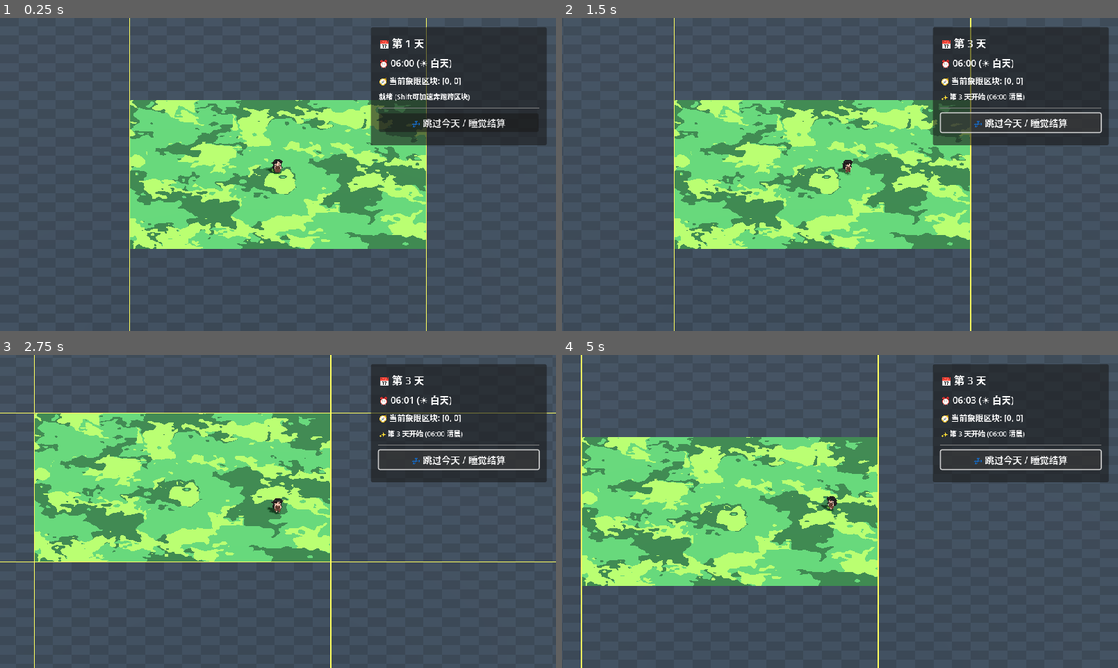
Above: before the commit, frames 1-4 (two rows, left to right).
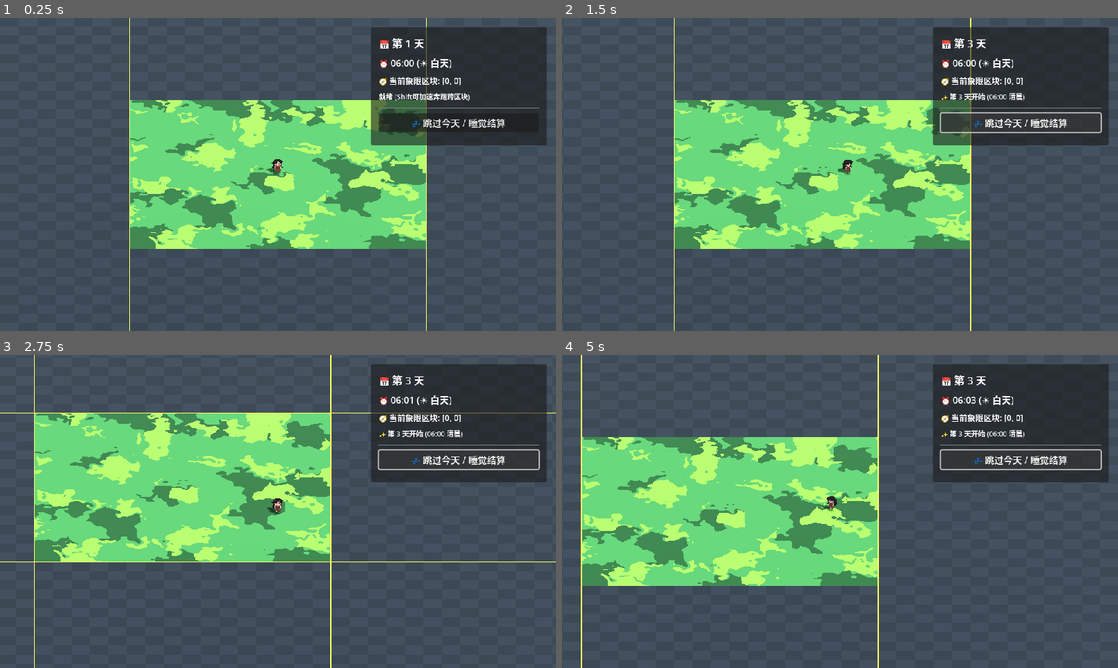
Above: after the commit, the same moments.

Repository: Luo-Mio/Luv002
Game: Godot game, scene res://scenes/main.tscn
Same seed, same stepped clock (60 frames per second), same inputs: the game is played once before the commit and once after it.
Inputs:
- Up to frame 1 (0.25 s): no input
- Up to frame 2 (1.5 s): click "💤 跳过今天 / 睡觉结算" at 0.5 s; tap Enter at 1.25 s; hold Right (ui_right) from 1.28 s (still down); hold Shift from 1.28 s (still down)
- Up to frame 3 (2.75 s): release Right (ui_right) at 2.03 s; release Shift at 2.03 s; hold Down (ui_down) from 2.03 s (still down); tap Shift at 2.1 s
- Up to frame 4 (5 s): release Down (ui_down) at 2.78 s; hold Right (ui_right) 2.78-3.53 s; hold Shift 2.78-3.53 s; hold Up (ui_up) 3.53-4.28 s; tap Shift at 3.6 s; hold Left (ui_left) from 4.28 s (still down); hold Shift from 4.28 s (still down)

The runs differ from the first frame. In frame 1, 6.6% of the frame differs, in the area x 23-77%, y 26-74%; in frame 2, 6.6%; in frame 3, 6.7%; in frame 4, 6.7%, in the area x 3-57%, y 26-74%.

Commit message:
feat: implement Plan B - pre-bake chunk terrain into static billboard pixel texture

Diff:
--- a/scripts/terrain/grass_terrain_node.gd
+++ b/scripts/terrain/grass_terrain_node.gd
@@ -341,3 +341,123 @@
 	mat.set_shader_parameter("grass_irrational_rot", irrational_rot)
 	if _warp_tex != null:
 		mat.set_shader_parameter("grass_warp_noise_tex", _warp_tex)
+
+# =========================================================
+# 方案 B 核心: 提前烘焙 512x512 静态像素艺术贴图 (像广告牌贴在地面上)
+# 彻底摆脱 3D 运行时每帧计算噪波带来的亚像素边缘抖动，保证世界坐标无缝连通
+# =========================================================
+func bake_chunk_image(chunk_coord: Vector2i, mask: Image = null) -> Image:
+	var img = Image.create(512, 512, false, Image.FORMAT_RGBA8)
+	var byte_data = PackedByteArray()
+	byte_data.resize(512 * 512 * 4)
+
+	# 预先提取颜色分量 (0~255)
+	var bc_r = int(clamp(base_color.r, 0.0, 1.0) * 255.0)
+	var bc_g = int(clamp(base_color.g, 0.0, 1.0) * 255.0)
+	var bc_b = int(clamp(base_color.b, 0.0, 1.0) * 255.0)
+
+	var dc_r = int(clamp(dark_patch_color.r, 0.0, 1.0) * 255.0)
+	var dc_g = int(clamp(dark_patch_color.g, 0.0, 1.0) * 255.0)
+	var dc_b = int(clamp(dark_patch_color.b, 0.0, 1.0) * 255.0)
+
+	var lc_r = int(clamp(light_patch_color.r, 0.0, 1.0) * 255.0)
+	var lc_g = int(clamp(light_patch_color.g, 0.0, 1.0) * 255.0)
+	var lc_b = int(clamp(light_patch_color.b, 0.0, 1.0) * 255.0)
+
+	# 空地背景颜色 (暗色 32px 棋盘格)
+	var empty_base_r = int(0.12 * 255.0)
+	var empty_base_g = int(0.15 * 255.0)
+	var empty_base_b = int(0.18 * 255.0)
+	var empty_alt_r = int(0.14 * 255.0)
+	var empty_alt_g = int(0.17 * 255.0)
+	var empty_alt_b = int(0.20 * 255.0)
+
+	# 边框金黄色 (1 像素标示区块边界)
+	var border_r = int(0.9 * 255.0)
+	var border_g = int(0.75 * 255.0)
+	var border_b = int(0.2 * 255.0)
+
+	var cos_a = cos(irrational_rot)
+	var sin_a = sin(irrational_rot)
+	var zoom_factor = max(patch_zoom, 0.001)
+
+	var world_origin_x = float(chunk_coord.x * 512)
+	var world_origin_y = float(chunk_coord.y * 512)
+
+	var idx = 0
+	for ly in range(512):
+		for lx in range(512):
+			# 检查底片 R 通道 (地皮类型)
+			var tile_id = 1
+			if mask != null:
+				var m_col = mask.get_pixel(lx, ly)
+				tile_id = int(round(m_col.r * 255.0))
+
+			if tile_id == 0:
+				# 虚空/空地 (32 像素棋盘格)
+				var cx = (lx / 32) % 2
+				var cy = (ly / 32) % 2
+				var is_alt = (cx + cy) % 2 == 1
+				byte_data[idx] = empty_alt_r if is_alt else empty_base_r
+				byte_data[idx + 1] = empty_alt_g if is_alt else empty_base_g
+				byte_data[idx + 2] = empty_alt_b if is_alt else empty_base_b
+				byte_data[idx + 3] = 255
+			else:
+				# 草地 (ID = 1): 使用世界坐标无缝采样
+				var wx = world_origin_x + float(lx)
+				var wy = world_origin_y + float(ly)
+
+				# 1. 无理数自扰动场 (Domain Warp)
+				var coord_x = wx
+				var coord_y = wy
+				if enable_warp and warp_noise != null:
+					var warp_uv_x = coord_x / 512.0
+					var warp_uv_y = coord_y / 512.0
+					var sub_x = (cos_a * warp_uv_x - sin_a * warp_uv_y) * 1.6180339887
+					var sub_y = (sin_a * warp_uv_x + cos_a * warp_uv_y) * 1.6180339887
+					var nx = (warp_noise.get_noise_2d(warp_uv_x * 512.0, warp_uv_y * 512.0) + 1.0) * 0.5 * 2.0 - 1.0
+					var ny = (warp_noise.get_noise_2d(sub_x * 512.0, sub_y * 512.0) + 1.0) * 0.5 * 2.0 - 1.0
+					coord_x += nx * warp_strength
+					coord_y += ny * warp_strength
+
+				# 2. 图案等比缩放
+				var sx = coord_x / zoom_factor
+				var sy = coord_y / zoom_factor
+
+				# 3. 基础底色
+				var pr = bc_r
+				var pg = bc_g
+				var pb = bc_b
+
+				# 4. 深色斑块
+				if enable_dark_patch and dark_patch_noise != null:
+					var nd = (dark_patch_noise.get_noise_2d(sx, sy) + 1.0) * 0.5
+					if nd > dark_patch_threshold:
+						pr = dc_r
+						pg = dc_g
+						pb = dc_b
+
+				# 5. 浅色斑块 (叠加上层)
+				if enable_light_patch and light_patch_noise != null:
+					var nl = (light_patch_noise.get_noise_2d(sx, sy) + 1.0) * 0.5
+					if nl > light_patch_threshold:
+						pr = lc_r
+						pg = lc_g
+						pb = lc_b
+
+				byte_data[idx] = pr
+				byte_data[idx + 1] = pg
+				byte_data[idx + 2] = pb
+				byte_data[idx + 3] = 255
+
+			# 区块 1 像素外框
+			if lx == 0 or lx == 511 or ly == 0 or ly == 511:
+				byte_data[idx] = border_r
+				byte_data[idx + 1] = border_g
+				byte_data[idx + 2] = border_b
+				byte_data[idx + 3] = 255
+
+			idx += 4
+
+	img.set_data(512, 512, false, Image.FORMAT_RGBA8, byte_data)
+	return img
--- a/scripts/terrain/terrain_chunk.gd
+++ b/scripts/terrain/terrain_chunk.gd
@@ -7,6 +7,24 @@
 var mask_image: Image
 var gpu_texture: ImageTexture
 var is_dirty: bool = false
+
+# 方案 B 核心: 提前烘焙的 512x512 静态像素艺术贴图 (像广告牌贴在地面上，运行时零开销、零抖动)
+var baked_image: Image
+var baked_texture: ImageTexture
+var is_baked_dirty: bool = false
+
+func set_baked_image(p_image: Image) -> void:
+	baked_image = p_image
+	is_baked_dirty = true
+
+func get_or_create_baked_texture() -> ImageTexture:
+	if baked_texture == null and baked_image != null:
+		baked_texture = ImageTexture.create_from_image(baked_image)
+		is_baked_dirty = false
+	elif is_baked_dirty and baked_texture != null and baked_image != null:
+		baked_texture.update(baked_image)
+		is_baked_dirty = false
+	return baked_texture
 
 func _init(p_coord: Vector2i) -> void:
 	coord = p_coord
--- a/scripts/terrain/terrain_chunk_renderer.gd
+++ b/scripts/terrain/terrain_chunk_renderer.gd
@@ -35,17 +35,29 @@
 func _on_player_chunk_changed(_old: Vector2i, new_chunk: Vector2i) -> void:
 	_update_visible_chunks(new_chunk)
 
+# 当底片发生瓦片变更时，重新烘焙该区块贴图
 func _on_chunk_tile_changed(chunk_coord: Vector2i, _local_pos: Vector2i, _tile_id: int) -> void:
-	if chunk_meshes.has(chunk_coord):
-		var chunk_data = terrain_manager.get_chunk(chunk_coord)
-		if chunk_data != null and chunk_data.is_dirty:
-			chunk_data.get_or_create_texture()
+	var chunk_data = terrain_manager.get_chunk(chunk_coord)
+	if chunk_data != null and grass_terrain != null:
+		var baked_img = grass_terrain.bake_chunk_image(chunk_coord, chunk_data.mask_image)
+		chunk_data.set_baked_image(baked_img)
+		var tex = chunk_data.get_or_create_baked_texture()
+		if chunk_meshes.has(chunk_coord):
+			var mesh_inst = chunk_meshes[chunk_coord]
+			if mesh_inst != null and mesh_inst.material_override is ShaderMaterial:
+				mesh_inst.material_override.set_shader_parameter("baked_chunk_texture", tex)
 
+# 当草地生成器参数改变时，重新烘焙所有当前活动可见区块
 func _on_grass_properties_changed() -> void:
 	for c in chunk_meshes.keys():
-		var mesh_inst = chunk_meshes[c]
-		if mesh_inst != null and mesh_inst.material_override is ShaderMaterial:
-			grass_terrain.apply_to_chunk_material(mesh_inst.material_override)
+		var chunk_data = terrain_manager.get_chunk(c)
+		if chunk_data != null and grass_terrain != null:
+			var baked_img = grass_terrain.bake_chunk_image(c, chunk_data.mask_image)
+			chunk_data.set_baked_image(baked_img)
+			var tex = chunk_data.get_or_create_baked_texture()
+			var mesh_inst = chunk_meshes[c]
+			if mesh_inst != null and mesh_inst.material_override is ShaderMaterial:
+				mesh_inst.material_override.set_shader_parameter("baked_chunk_texture", tex)
 
 func _update_visible_chunks(center_chunk: Vector2i) -> void:
 	if terrain_manager == null or center_chunk.x == 999999:
@@ -81,7 +93,7 @@
 	var mesh_inst = MeshInstance3D.new()
 	mesh_inst.name = "ChunkMesh_%d_%d" % [c.x, c.y]
 
-	# PlaneMesh 512x512
+	# PlaneMesh 512x512 (像广告牌一样贴在地面 XZ 平面上)
 	var plane = PlaneMesh.new()
 	plane.size = Vector2(TerrainChunk.CHUNK_SIZE, TerrainChunk.CHUNK_SIZE)
 	mesh_inst.mesh = plane
@@ -90,15 +102,20 @@
 	var center = chunk_system.chunk_to_world_center(c)
 	mesh_inst.position = center
 
-	# Assign shader material with chunk mask texture
+	# 方案 B: 赋给材质提前烘焙好的静态 512x512 像素艺术贴图
 	var chunk_data = terrain_manager.get_chunk(c)
 	if chunk_data != null:
 		var mat = ShaderMaterial.new()
 		mat.shader = chunk_material_shader
-		var tex = chunk_data.get_or_create_texture()
-		mat.set_shader_parameter("chunk_mask", tex)
-		if grass_terrain != null:
-			grass_terrain.apply_to_chunk_material(mat)
+
+		# 如果尚未烘焙，则执行一次烘焙
+		if chunk_data.baked_image == null and grass_terrain != null:
+			var baked_img = grass_terrain.bake_chunk_image(c, chunk_data.mask_image)
+			chunk_data.set_baked_image(baked_img)
+
+		var tex = chunk_data.get_or_create_baked_texture()
+		mat.set_shader_parameter("baked_chunk_texture", tex)
+		mat.set_shader_parameter("use_baked_texture", true)
 		mesh_inst.material_override = mat
 
 	return mesh_inst
--- a/shaders/terrain_chunk_view.gdshader
+++ b/shaders/terrain_chunk_view.gdshader
@@ -1,117 +1,45 @@
 shader_type spatial;
 render_mode cull_disabled;
 
+// =========================================================
+// 方案 B 核心: 提前烘焙的 512x512 静态像素艺术底片贴图 (像广告牌一样贴在地面上)
+// 运行时零噪声计算，100% 纯正硬切像素色块，绝对稳固无抖动
+// =========================================================
+uniform sampler2D baked_chunk_texture : filter_nearest;
+uniform bool use_baked_texture = true;
+
+// 兼容备用通道
 uniform sampler2D chunk_mask : filter_nearest;
 uniform vec4 empty_color : source_color = vec4(0.12, 0.15, 0.18, 1.0);
 uniform vec4 border_color : source_color = vec4(0.9, 0.75, 0.2, 1.0);
 
-// =========================================================
-// 草地 (ID = 1) 专属参数: 大底色 + 阈值斑块遮罩 (世界空间连续采样)
-// =========================================================
-uniform float grass_patch_zoom : hint_range(0.1, 5.0) = 1.0; // 图案等比整体缩放 (保持形状纯缩放)
-uniform vec4 grass_base_color : source_color = vec4(0.23, 0.49, 0.27, 1.0);
+void fragment() {
+	if (use_baked_texture) {
+		// 方案 B: 直接读取已经烘焙好的静态像素色块 (广告牌模式)
+		ALBEDO = texture(baked_chunk_texture, UV).rgb;
+		ROUGHNESS = 0.95;
+	} else {
+		// 备用纯色显示
+		vec4 mask_data = texture(chunk_mask, UV);
+		int terrain_id = int(round(mask_data.r * 255.0));
 
-uniform bool grass_enable_dark_patch = true;
-uniform vec4 grass_dark_patch_color : source_color = vec4(0.13, 0.28, 0.17, 1.0);
-uniform float grass_dark_threshold : hint_range(0.0, 1.0) = 0.58;
-uniform sampler2D grass_dark_noise_tex : filter_linear, repeat_enable;
+		vec3 col = empty_color.rgb;
+		if (terrain_id == 0) {
+			vec2 check = floor(UV * 512.0 / 32.0);
+			float checker = mod(check.x + check.y, 2.0);
+			col = mix(empty_color.rgb, empty_color.rgb * 1.15, checker);
+		} else if (terrain_id == 1) {
+			col = vec3(0.23, 0.49, 0.27);
+		} else {
+			col = vec3(0.45, 0.32, 0.22);
+		}
 
-uniform bool grass_enable_light_patch = true;
-uniform vec4 grass_light_patch_color : source_color = vec4(0.43, 0.76, 0.24, 1.0);
-uniform float grass_light_threshold : hint_range(0.0, 1.0) = 0.62;
-uniform sampler2D grass_light_noise_tex : filter_linear, repeat_enable;
+		vec2 pixel_coord = UV * 512.0;
+		if (pixel_coord.x < 1.0 || pixel_coord.x > 511.0 || pixel_coord.y < 1.0 || pixel_coord.y > 511.0) {
+			col = border_color.rgb;
+		}
 
-uniform bool grass_enable_warp = true;
-uniform float grass_warp_strength : hint_range(0.0, 100.0) = 25.0;
-uniform float grass_irrational_rot : hint_range(0.0, 6.28318) = 2.399963;
-uniform sampler2D grass_warp_noise_tex : filter_linear, repeat_enable;
-
-varying vec3 v_world_pos;
-
-void vertex() {
-	v_world_pos = (MODEL_MATRIX * vec4(VERTEX, 1.0)).xyz;
+		ALBEDO = col;
+		ROUGHNESS = 0.95;
+	}
 }
-
-vec3 evaluate_grass(vec2 world_xz) {
-	// 关键核心：将连续世界坐标严格量化到 1x1 的离散世界像素网格中心
-	// 相当于在世界空间提前渲染/固定为离散像素，彻底消除数学光滑曲线在屏幕采样时的边缘抖动！
-	vec2 coord = floor(world_xz) + 0.5;
-
-	// 1. 无理数自扰动场 (Domain Warp)
-	if (grass_enable_warp) {
-		float cos_a = cos(grass_irrational_rot);
-		float sin_a = sin(grass_irrational_rot);
-		mat2 rot_irrational = mat2(vec2(cos_a, -sin_a), vec2(sin_a, cos_a));
-
-		vec2 warp_uv = coord / 512.0;
-		vec2 warp_sub = rot_irrational * (warp_uv * 1.6180339887);
-		float wx = texture(grass_warp_noise_tex, warp_uv).r * 2.0 - 1.0;
-		float wy = texture(grass_warp_noise_tex, warp_sub).r * 2.0 - 1.0;
-		coord += vec2(wx, wy) * grass_warp_strength;
-	}
-
-	// 2. 图案等比整体缩放 (保留现有噪波的所有形状细节，纯粹几何缩放)
-	vec2 sample_coord = coord / (512.0 * max(grass_patch_zoom, 0.001));
-
-	vec4 col = grass_base_color;
-
-	// 3. 深色斑块 (Dark Patch)
-	if (grass_enable_dark_patch) {
-		float n_dark = texture(grass_dark_noise_tex, sample_coord).r;
-		if (n_dark > grass_dark_threshold) {
-			col = grass_dark_patch_color;
-		}
-	}
-
-	// 4. 浅色斑块 (Light Patch)
-	if (grass_enable_light_patch) {
-		float n_light = texture(grass_light_noise_tex, sample_coord).r;
-		if (n_light > grass_light_threshold) {
-			col = grass_light_patch_color;
-		}
-	}
-
-	return col.rgb;
-}
-
-void fragment() {
-	vec4 mask_data = texture(chunk_mask, UV);
-	int terrain_id = int(round(mask_data.r * 255.0));
-	int flags = int(round(mask_data.g * 255.0));
-
-	vec3 col = empty_color.rgb;
-
-	// Terrain Colors
-	if (terrain_id == 0) {
-		// EMPTY / Void
-		// Subtle 32-pixel check pattern to visualize the empty canvas
-		vec2 check = floor(UV * 512.0 / 32.0);
-		float checker = mod(check.x + check.y, 2.0);
-		col = mix(empty_color.rgb, empty_color.rgb * 1.15, checker);
-	} else if (terrain_id == 1) {
-		// GRASS: Sample in world space (X, Z) - Seamless across chunks!
-		col = evaluate_grass(v_world_pos.xz);
-	} else if (terrain_id == 2) {
-		col = vec3(0.45, 0.32, 0.22); // Dirt
-	} else if (terrain_id == 3) {
-		col = vec3(0.85, 0.75, 0.45); // Sand
-	} else if (terrain_id == 4) {
-		col = vec3(0.35, 0.22, 0.14); // Farmland
-	} else {
-		col = vec3(0.6, 0.62, 0.65);  // Stone
-	}
-
-	// If G channel has FLAG_WET (bit 1), darken the tile
-	if ((flags & 2) != 0) {
-		col *= 0.75;
-	}
-
-	// Chunk border (1 pixel wide on edges of the 512x512 chunk)
-	vec2 pixel_coord = UV * 512.0;
-	if (pixel_coord.x < 1.0 || pixel_coord.x > 511.0 || pixel_coord.y < 1.0 || pixel_coord.y > 511.0) {
-		col = border_color.rgb;
-	}
-
-	ALBEDO = col;
-	ROUGHNESS = 0.95;
-}
